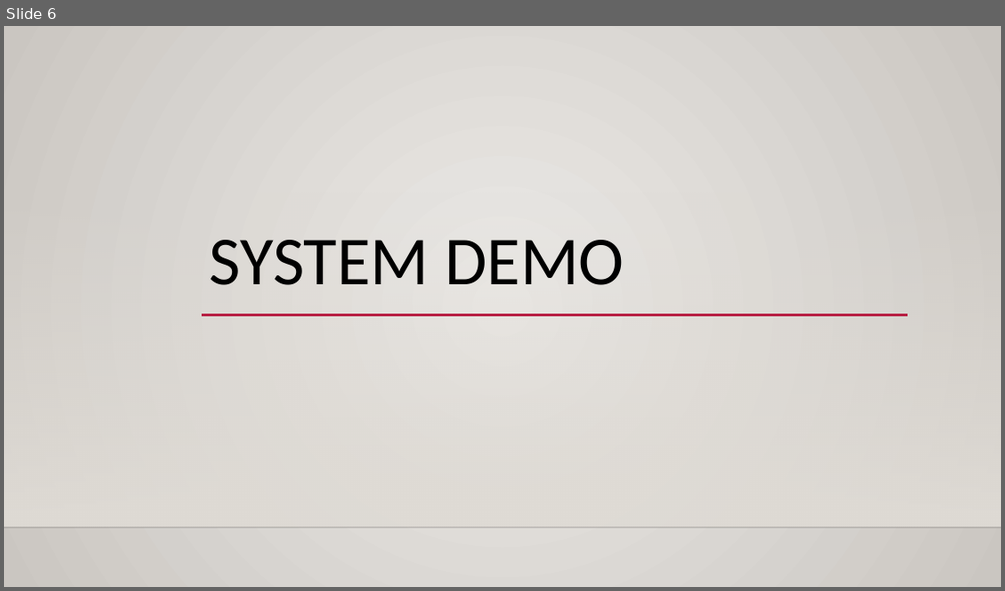
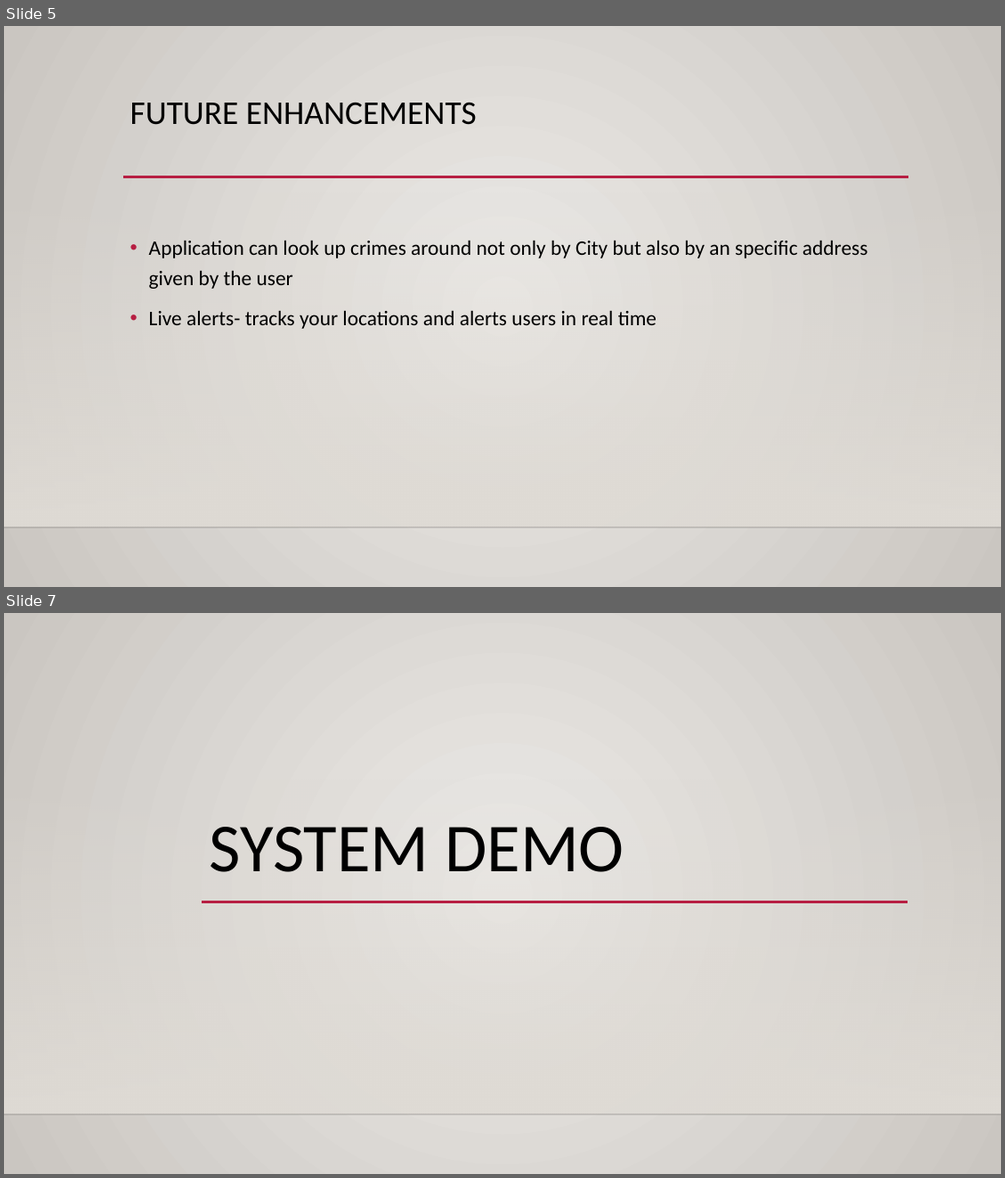
Before and after one commit to MR-Stan/Look-Out, a slide deck: Project2_Presentation_Material.pptx. Shown one above the other, each under a label of ours: slide 6 before the commit, slides 5 and 7 after it; the slides between them are not shown. The pictures are 1005x591 and 1005x1178 pixels, drawn with LibreOffice and Linux fonts; fonts in the diff are those of the drawing; background and template pictures are left out. Boxes give left, top, right and bottom in pixels: in the first picture for what was removed or moved away, otherwise in the second. Text is boxed around its words. In the diff, an @@ line names an element or a change of style, - is before the commit and + after.

Commit message:
Adding the up-to-date powerpoint presentation. All that remains is the pictures of each of the team members and potentially some more future enhancements

```diff
--- a/Project2_Presentation_Material.pptx
+++ b/Project2_Presentation_Material.pptx
@@ slide 5 added at (x1=4, y1=26, x2=1001, y2=587), background gradient #ECEAE7 to #CAC7C1; not listed: 2 template elements that a slide beside it also shows @@
@@ title added at (x1=130, y1=102, x2=477, y2=125), 32 pt, text #000000 @@
+FUTURE ENHANCEMENTS
@@ line added from (123, 177) to (909, 177), #B71E42 2.5 pt @@
@@ text added at (x1=149, y1=240, x2=867, y2=329), 20 pt, text #000000 @@
+• Application can look up crimes around not only by City but also by an specific address given by the user
+• Live alerts- tracks your locations and alerts users in real time
@@ what was slide 6 is now slide 7 @@
```
Also in this commit, not shown: 2 slides changed, 3 other slides added, 3 slides removed.
